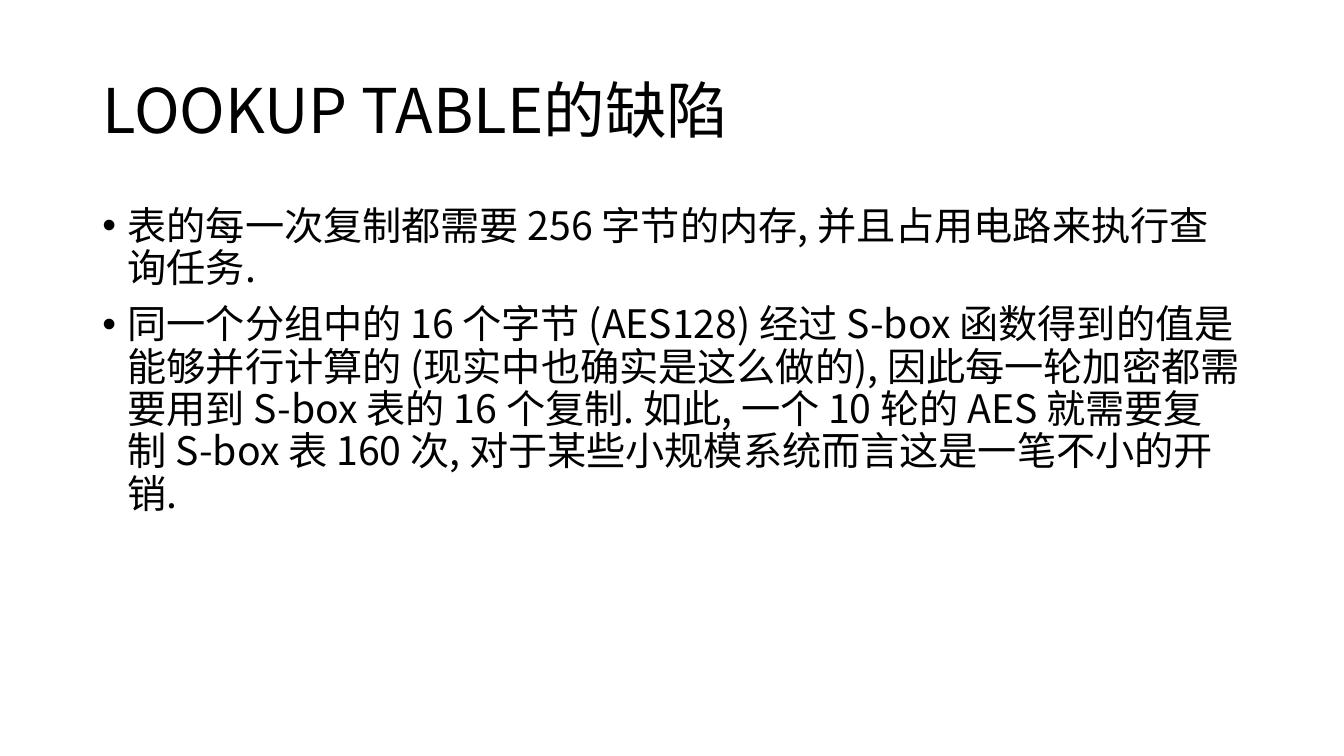
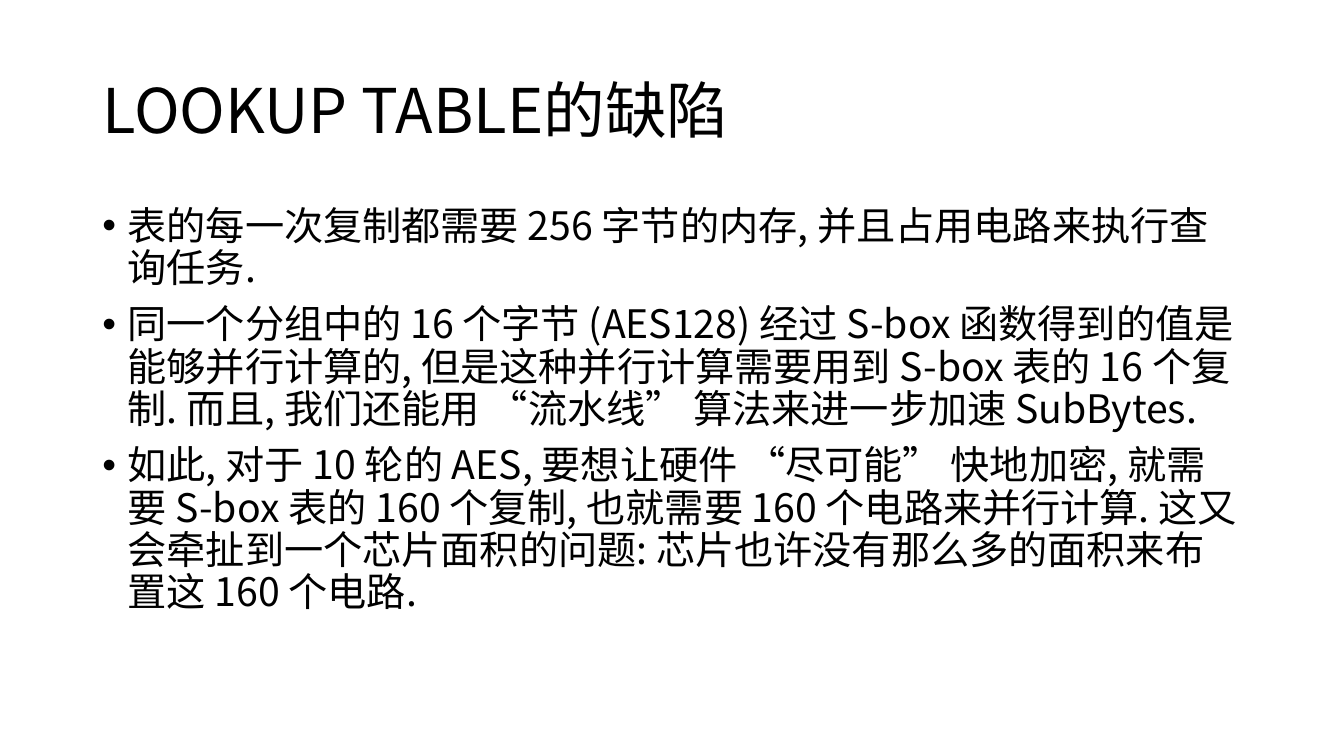
Before and after one commit to Blogg9ggg/Notes, a slide deck: slide 10 of A Very Compact S-box for AES/A Very Compact S-box for AES.pptm (slide 9 before the commit). Drawn at 1344x756 pixels with LibreOffice and Linux fonts; fonts in the diff are those of the drawing. Boxes give left, top, right and bottom in pixels: in the first picture for what was removed or moved away, otherwise in the second. Text is boxed around its words. In the diff, an @@ line names an element or a change of style, - is before the commit and + after.

Commit message:
2020.09.29

```diff
--- a/A Very Compact S-box for AES/A Very Compact S-box for AES.pptm
+++ b/A Very Compact S-box for AES/A Very Compact S-box for AES.pptm
@@ text at [128,305,1237,609]: text changed @@
-• 同一个分组中的 16 个字节 (AES128) 经过 S-box 函数得到的值是能够并行计算的 (现实中也确实是这么做的), 因此每一轮加密都需要用到 S-box 表的 16 个复制. 如此, 一个 10 轮的 AES 就需要复制 S-box 表 160 次, 对于某些小规模系统而言这是一笔不小的开销.
+• 同一个分组中的 16 个字节 (AES128) 经过 S-box 函数得到的值是能够并行计算的, 但是这种并行计算需要用到 S-box 表的 16 个复制. 而且, 我们还能用 “流水线” 算法来进一步加速 SubBytes.
+• 如此, 对于 10 轮的 AES, 要想让硬件 “尽可能” 快地加密, 就需要 S-box 表的 160 个复制, 也就需要 160 个电路来并行计算. 这又会牵扯到一个芯片面积的问题: 芯片也许没有那么多的面积来布置这 160 个电路.
```
Also in this commit, not shown: 7 slides added.
